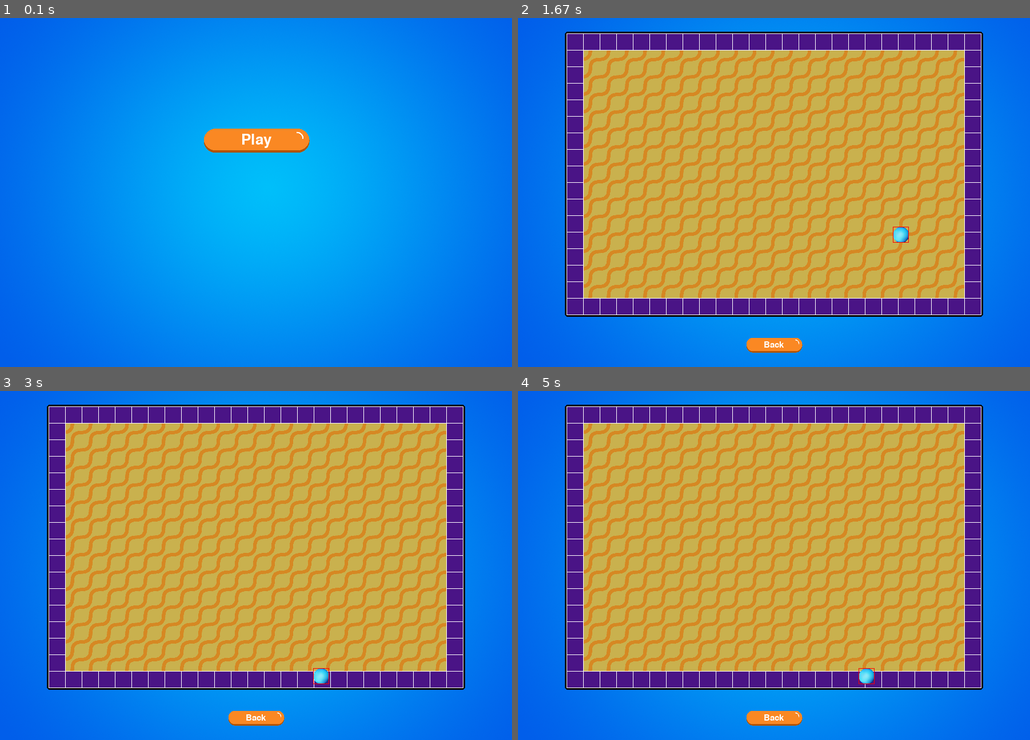
Above: before the commit, frames 1-4 (two rows, left to right).
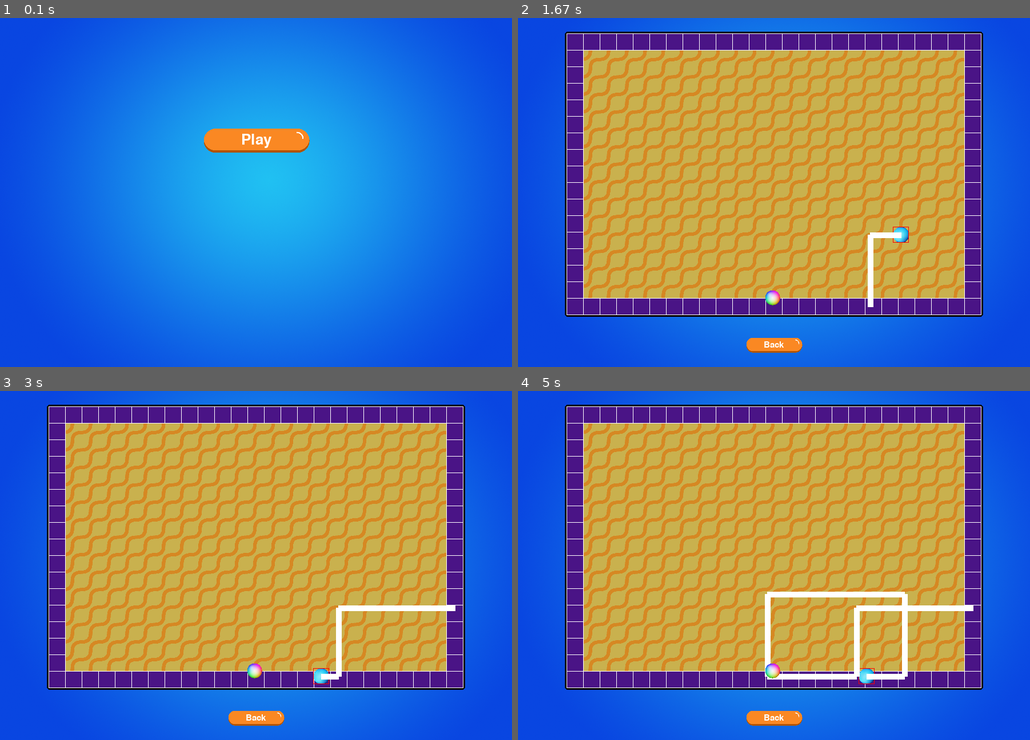
Above: after the commit, the same moments.

Repository: YoniPony1/occupy-game
Game: pygame game, started from game.py
Two runs of this game, one before a commit and one after it. Both use one fixed random seed, a clock stepped at 60 frames per second and the inputs below.
Inputs (mouse positions are in pixels of both pictures, inside the frame that each line leads up to):
- Up to frame 1 (0.1 s): no input
- Up to frame 2 (1.67 s): press the mouse at (774, 140) at 0.37 s; move the mouse to (692, 140) at 0.47 s; release the mouse at (615, 140) at 0.6 s; hold Right 0.67-1.13 s; hold Up 1.17-1.47 s; hold Right from 1.5 s (still down)
- Up to frame 3 (3 s): release Right at 1.97 s; hold Left 2-2.53 s; hold Down 2.57-2.87 s; hold Left from 2.9 s (still down)
- Up to frame 4 (5 s): release Left at 3.3 s; hold Up 3.33-3.7 s; hold Right 3.73-4.37 s; hold Down 4.4-4.77 s; hold Left from 4.8 s (still down)

The runs differ from the first frame. In frame 1, 68% of the frame differs, in the area x 0-100%, y 0-100%; in frame 2, 32%; in frame 3, 32%; in frame 4, 33%.

Commit message:
lines
adds lines when moving in field
start work on ball obsticales

Diff:
--- a/game.py
+++ b/game.py
@@ -28,6 +28,37 @@
         # draw button on screen
         game.window.blit(self.image, self.image_rect)
         game.window.blit(self.text, self.text_rect)
+
+
+# ball class
+class Ball():
+    def __init__(self, image, size, start_pos, direction, speed):
+        self.image = pygame.transform.scale(image, size)
+        self.image_rect = self.image.get_rect()
+        self.image_rect.center = start_pos
+        self.direction = direction
+        self.speed = speed
+
+    def draw(self):
+        game.window.blit(self.image, self.image_rect)
+
+    def move(self):
+        (x, y) = self.image_rect.center
+        dest_x, dest_y= x+self.speed*self.direction[0], y+self.speed*self.direction[1]
+        # checks if ball hits the wall
+        in_area = []
+        for area in game.field:
+            if area[2] >= dest_x >= (area[0] - self.image_rect[2]) and \
+                    area[3] >= dest_y >= (area[1] - self.image_rect[3]):
+                in_area.append(True)
+            else:
+                in_area.append(False)
+        if all(in_area):
+            self.image_rect.center = (dest_x, dest_y)
+
+
+
+
 
 
 # main game class
@@ -54,8 +85,12 @@
         self.big_font = pygame.font.SysFont("Ariel", int(0.8*0.055*self.max_width))
         self.small_font = pygame.font.SysFont("Ariel", int(0.8*0.033*self.max_width))
         # images
-        self.background = pygame.transform.scale(pygame.image.load("Background.png"), (self.window_width, self.window_height))
+        self.background = pygame.transform.scale(pygame.image.load("Background2.png"), (self.window_width, self.window_height))
         self.button = pygame.image.load("orange_button.png")
+        self.ball = pygame.image.load("ball4.png")
+
+        ball1_size = round(0.8 * self.max_width / 25) - 1
+        self.ball1 = Ball(self.ball, (ball1_size, ball1_size), (400, 400), (0.5, 1), 10)
 
         # vars
         self.board_area = []
@@ -122,9 +157,9 @@
         pygame.draw.rect(self.window, "red", self.player_rect, 1)
 
         # back button
-        button_1 = Button("Back", "white", self.small_font, 0.5*self.max_width+self.max_width_start, board_y+1.09*outline_height, self.button, 0.2*outline_height, 0.06*outline_height)
-        button_1.draw()
-        if button_1.clicked():
+        back_button = Button("Back", "white", self.small_font, 0.5*self.max_width+self.max_width_start, board_y+1.09*outline_height, self.button, 0.2*outline_height, 0.06*outline_height)
+        back_button.draw()
+        if back_button.clicked():
             self.main_menu = True
             self.game = False
             # reset vars
@@ -145,10 +180,10 @@
         if self.in_field:
             # player inside field
             # -------------------
-            # check if change direction
+            # check if changed direction
             if self.direction != self.fixed_direction:
-                point = (self.player_rect.x, self.player_rect.y)
                 # adds point
+                point = self.player_rect.center
                 self.points.append(point)
                 self.fixed_direction = self.direction
                 print("changed direction")
@@ -174,7 +209,7 @@
                     self.in_field = True
                     self.fixed_direction = self.direction
                     # adds start point
-                    point = (self.player_rect.x, self.player_rect.y)
+                    point = self.player_rect.center
                     self.points.append(point)
 
             # moves player
@@ -209,17 +244,22 @@
         if not all(in_area):
             self.in_field = False
             # adds end point
-            point = (self.player_rect.x, self.player_rect.y)
+            point = self.player_rect.center
             self.points.append(point)
             # filling the area
-
+            '''calls function to fill'''
             # reset points
             self.points = []
 
         print(self.points)
 
-    def add_point(self, point):
-        pass
+    def draw_lines(self):
+        pygame.draw.line(self.window, "white", self.player_rect.center, self.points[-1], 10)
+
+        for i in range(len(self.points)-1):
+            line = pygame.draw.line(self.window, "white", self.points[i], self.points[i+1], 10)
+            pass
+        pygame.display.update()
 
     def main_loop(self):
         run = True
@@ -233,6 +273,11 @@
                 self.draw_main_menu()
             else:
                 self.draw_board()
+                if self.in_field:
+                    self.draw_lines()
+
+                self.ball1.draw()
+                self.ball1.move()
             pygame.display.update()
 
             #  game arrow keys input
@@ -255,6 +300,7 @@
                 if self.in_field:
                     self.in_field_move()
 
+
             # event handler
             for event in pygame.event.get():
                 if event.type == pygame.QUIT:
Binary file added: ball4.png
